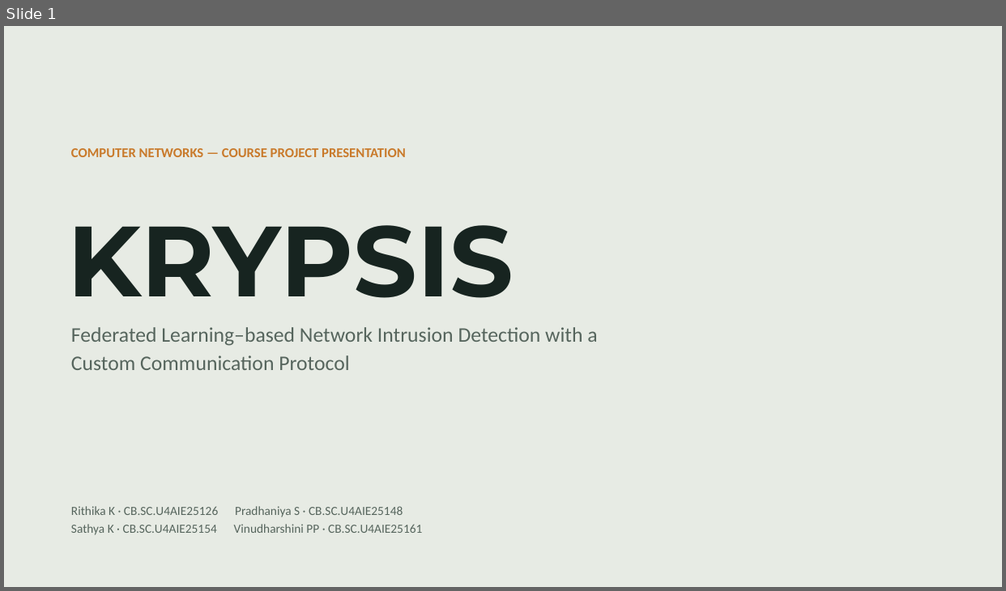
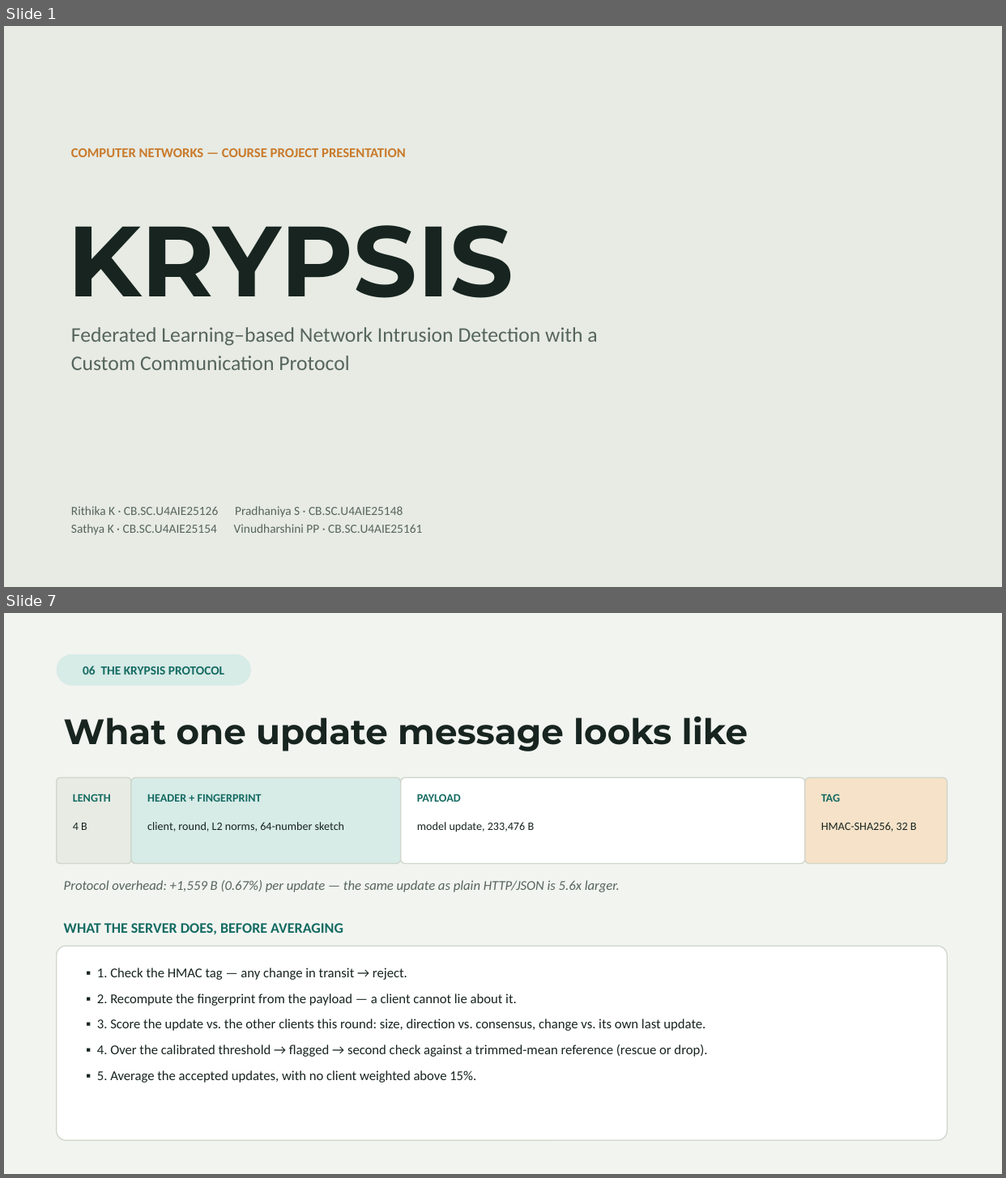
Before and after one commit to Vinudharshini18/Krypsis-A-network-intrusion-detection-system, a slide deck: presentation/Krypsis_Presentation.pptx. Shown one above the other, each under a label of ours: slide 1 before the commit, slides 1 and 7 after it; the slides between them are not shown. The pictures are 1006x591 and 1006x1178 pixels, drawn with LibreOffice and Linux fonts; fonts in the diff are those of the drawing. Boxes give left, top, right and bottom in pixels: in the first picture for what was removed or moved away, otherwise in the second. Text is boxed around its words. In the diff, an @@ line names an element or a change of style, - is before the commit and + after.

Commit message:
Add improved defenses, backdoor attack and NSL-KDD replication
- protocol.py: per-client weight cap and trimmed-mean second check for
  flagged updates
- defense_experiment.py: none / v1 / v2 / v2-Mondrian policies under
  label flipping and backdoor attacks, on FLNET2023 (5 seeds) and
  NSL-KDD (10 seeds); 120 runs, resumable
- preprocess_nslkdd.py + data/NSL-KDD: NSL-KDD restored as a
  replication dataset with a 10-client Dirichlet split
- multiclass.py: 11-class detection (results pending)
- Slides rebuilt from results files (10 slides); handbook script
  rewritten (PDF not yet regenerated)
- README: Phase 9 results, including the weight cap's downside and the
  backdoor failing on FLNET2023

```diff
--- a/presentation/Krypsis_Presentation.pptx
+++ b/presentation/Krypsis_Presentation.pptx
@@ slide 7 added at (4,613,1002,1174), background #FFFFFF @@
@@ rectangle added at (4,613,1002,1174), fill #F2F4F0 @@
@@ rounded rectangle added at (57,654,251,686), fill #D7EBE7, 12 pt, text #146B62, bold @@
+06 THE KRYPSIS PROTOCOL
@@ text added at (64,716,748,752), 34 pt, text #172420, bold @@
+What one update message looks like
@@ rounded rectangle added at (57,777,131,864), fill #E7EBE4, outline #CFD6CB 1 pt @@
@@ rounded rectangle added at (131,777,401,864), fill #D7EBE7, outline #CFD6CB 1 pt @@
@@ rounded rectangle added at (401,777,805,864), fill #FFFFFF, outline #CFD6CB 1 pt @@
@@ rounded rectangle added at (805,777,948,864), fill #F5E2C8, outline #CFD6CB 1 pt @@
@@ text added at (73,794,111,802), 11 pt, text #146B62, bold @@
+LENGTH
@@ text added at (147,794,262,802), 11 pt, text #146B62, bold @@
+HEADER + FINGERPRINT
@@ text added at (417,794,461,802), 11 pt, text #146B62, bold @@
+PAYLOAD
@@ text added at (821,794,840,802), 11 pt, text #146B62, bold @@
+TAG
@@ text added at (73,823,87,830), 11 pt, text #172420 @@
+4 B
@@ text added at (147,822,344,832), 11 pt, text #172420 @@
+client, round, L2 norms, 64-number sketch
@@ text added at (417,822,535,833), 11 pt, text #172420 @@
+model update, 233,476 B
@@ text added at (821,822,917,832), 11 pt, text #172420 @@
+HMAC-SHA256, 32 B
@@ text added at (64,880,620,892), 13 pt, text #56655D, italic @@
+Protocol overhead: +1,559 B (0.67%) per update — the same update as plain HTTP/JSON is 5.6x larger.
@@ text added at (64,923,343,935), 14 pt, text #146B62, bold @@
+WHAT THE SERVER DOES, BEFORE AVERAGING
@@ rounded rectangle added at (57,946,948,1141), fill #FFFFFF, outline #CFD6CB 1 pt @@
@@ text added at (97,968,707,1083), 13 pt, text #172420 @@
+▪ 1. Check the HMAC tag — any change in transit → reject.
+▪ 2. Recompute the fingerprint from the payload — a client cannot lie about it.
+▪ 3. Score the update vs. the other clients this round: size, direction vs. consensus, change vs. its own last update.
+▪ 4. Over the calibrated threshold → flagged → second check against a trimmed-mean reference (rescue or drop).
+▪ 5. Average the accepted updates, with no client weighted above 15%.
```
Also in this commit, not shown: 6 slides changed, 2 other slides added, 1 slide removed, 11 other files.
